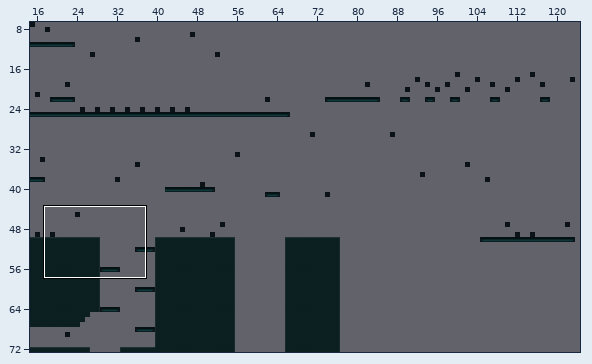
Tiled map, stored at tilemaps/backgroundFinal.tmx. Above: a wide view before the commit, with the close-up outlined.
Close-up. Earlier state:
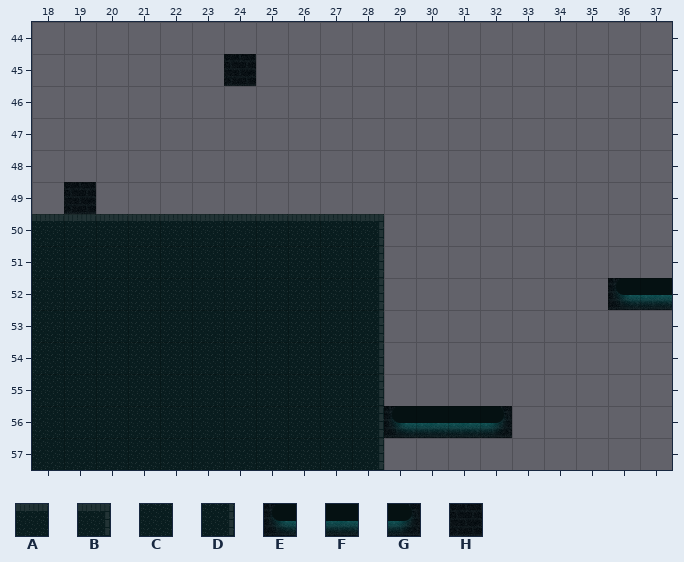
Cells are 32x32 px. Shown: x 18..37, y 44..57. The commit also changed other parts of the map, which this record leaves out.
Key: from "bgSpriteSheet": A 1, B 2, C 9, D 10, E 16, F 17, G 18, H 24.
_ is an empty cell.
Layer "Tile Layer 1" before, first column x 18:
44 ____________________
45 ______H_____________
46 ____________________
47 ____________________
48 ____________________
49 _H__________________
50 AAAAAAAAAAB_________
51 CCCCCCCCCCD_________
52 CCCCCCCCCCD_______EF
53 CCCCCCCCCCD_________
54 CCCCCCCCCCD_________
55 CCCCCCCCCCD_________
56 CCCCCCCCCCDEFFG_____
57 CCCCCCCCCCD_________
New version:
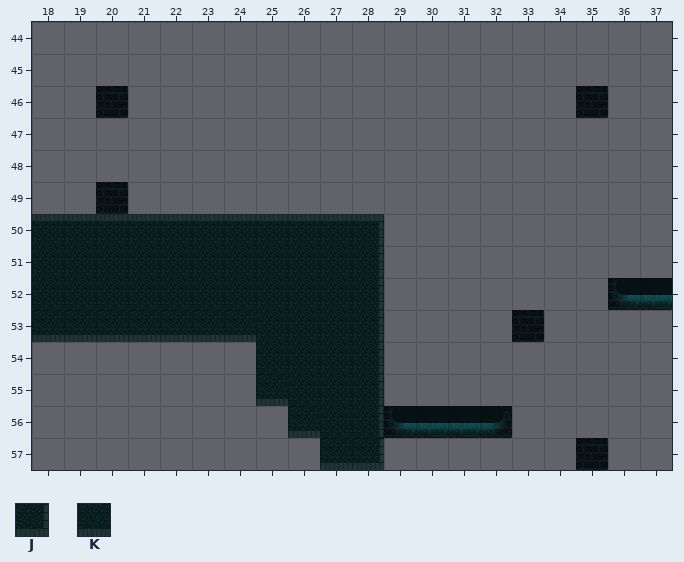
Further tiles: from "bgSpriteSheet": J 0 turned 180, K 1 turned 180.
Changes in this commit:
{"where": "layer \"Tile Layer 1\""}
{"y":45,"x":24,"old":"H","new":"_"}
{"y":46,"x":20,"old":"_","new":"H"}
{"y":46,"x":35,"old":"_","new":"H"}
{"y":49,"x":19,"old":"H_","new":"_H"}
{"y":53,"x":18,"old":"CCCCCCC","new":"KKKKKKK"}
{"y":53,"x":33,"old":"_","new":"H"}
{"y":54,"x":18,"old":"CCCCCCC","new":"_______"}
{"y":55,"x":18,"old":"CCCCCCCC","new":"_______K"}
{"y":56,"x":18,"old":"CCCCCCCCC","new":"________K"}
{"y":57,"x":18,"old":"CCCCCCCCCCD","new":"_________KJ"}
{"y":57,"x":35,"old":"_","new":"H"}
